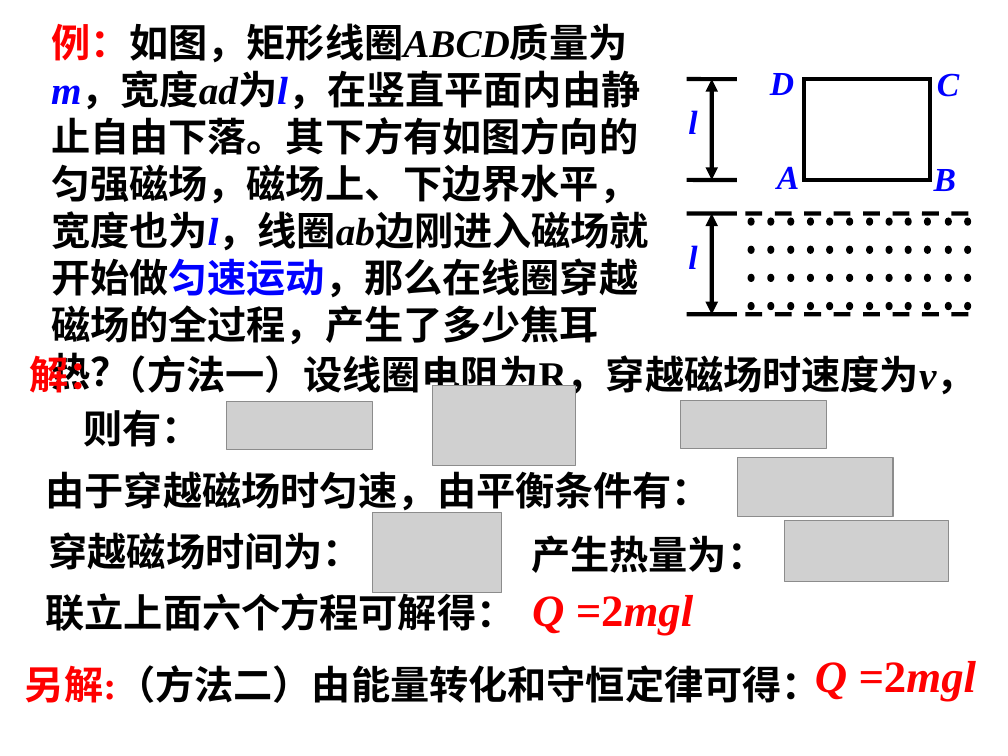
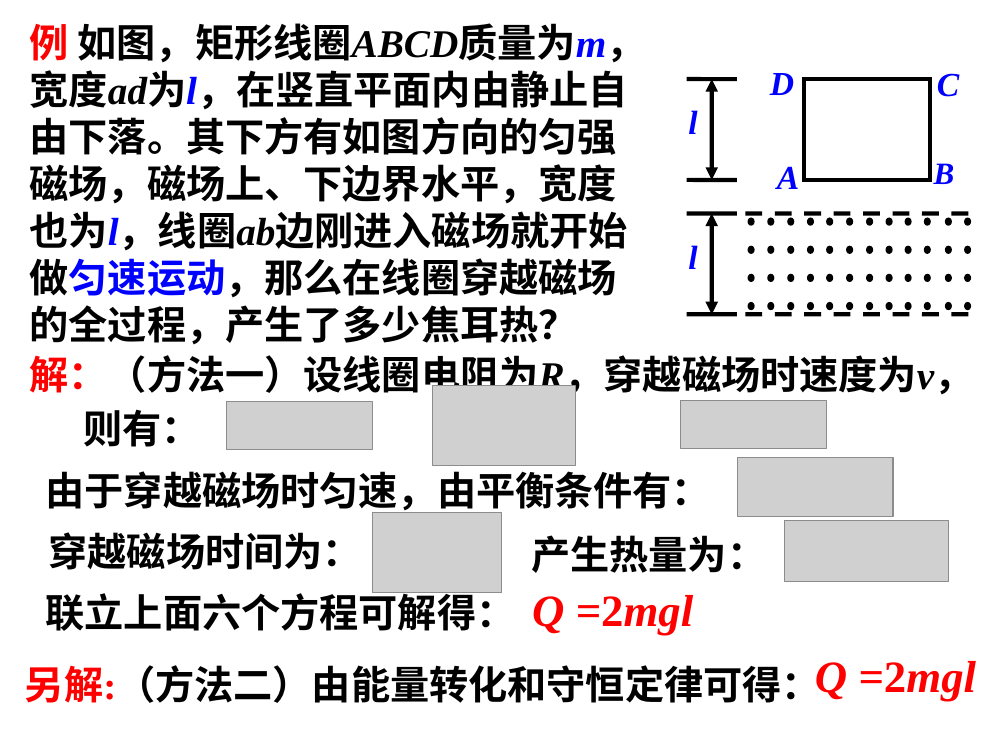
Before and after one commit to saddestboy/wuli2, a slide deck: slide 32 of 4.5A电磁感应问题的综合应用/习题课 电磁感应规律的综合应用.ppt (slide 35 before the commit). Drawn at 1008x756 pixels with LibreOffice and Linux fonts; fonts in the diff are those of the drawing; grey boxes stand for pictures. Boxes give left, top, right and bottom in pixels: in the first picture for what was removed or moved away, otherwise in the second. Text is boxed around its words. In the diff, an @@ line names an element or a change of style, - is before the commit and + after.

```diff
--- a/4.5A电磁感应问题的综合应用/习题课 电磁感应规律的综合应用.ppt
+++ b/4.5A电磁感应问题的综合应用/习题课 电磁感应规律的综合应用.ppt
@@ text at (30,23,646,344): text changed @@
-例：如图，矩形线圈ABCD质量为m，宽度ad为l，在竖直平面内由静止自由下落。其下方有如图方向的匀强磁场，磁场上、下边界水平，宽度也为l，线圈ab边刚进入磁场就开始做匀速运动，那么在线圈穿越磁场的全过程，产生了多少焦耳热？
+例 如图，矩形线圈ABCD质量为m，宽度ad为l，在竖直平面内由静止自由下落。其下方有如图方向的匀强磁场，磁场上、下边界水平，宽度也为l，线圈ab边刚进入磁场就开始做匀速运动，那么在线圈穿越磁场的全过程，产生了多少焦耳热？
@@ text "B" at (934,163,955,184): size 24 to 22.2 pt; line spacing 1 to 0.9 @@
@@ text at (30,355,974,400): italic on in "解：（方法一）设线圈电阻为R，穿越磁场时速度为v，" @@
```
Also in this commit, not shown: 20 other slides changed, 10 slides added, 9 slides removed, 4 other files.
